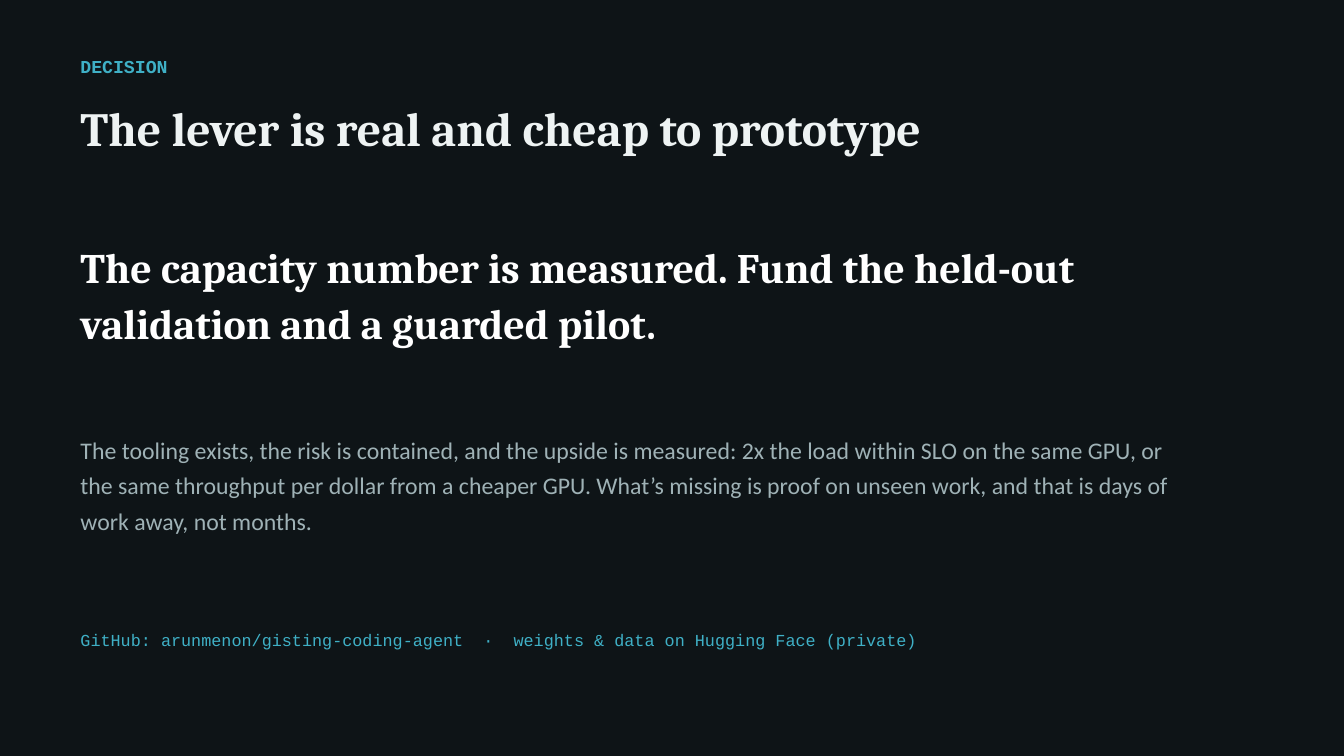
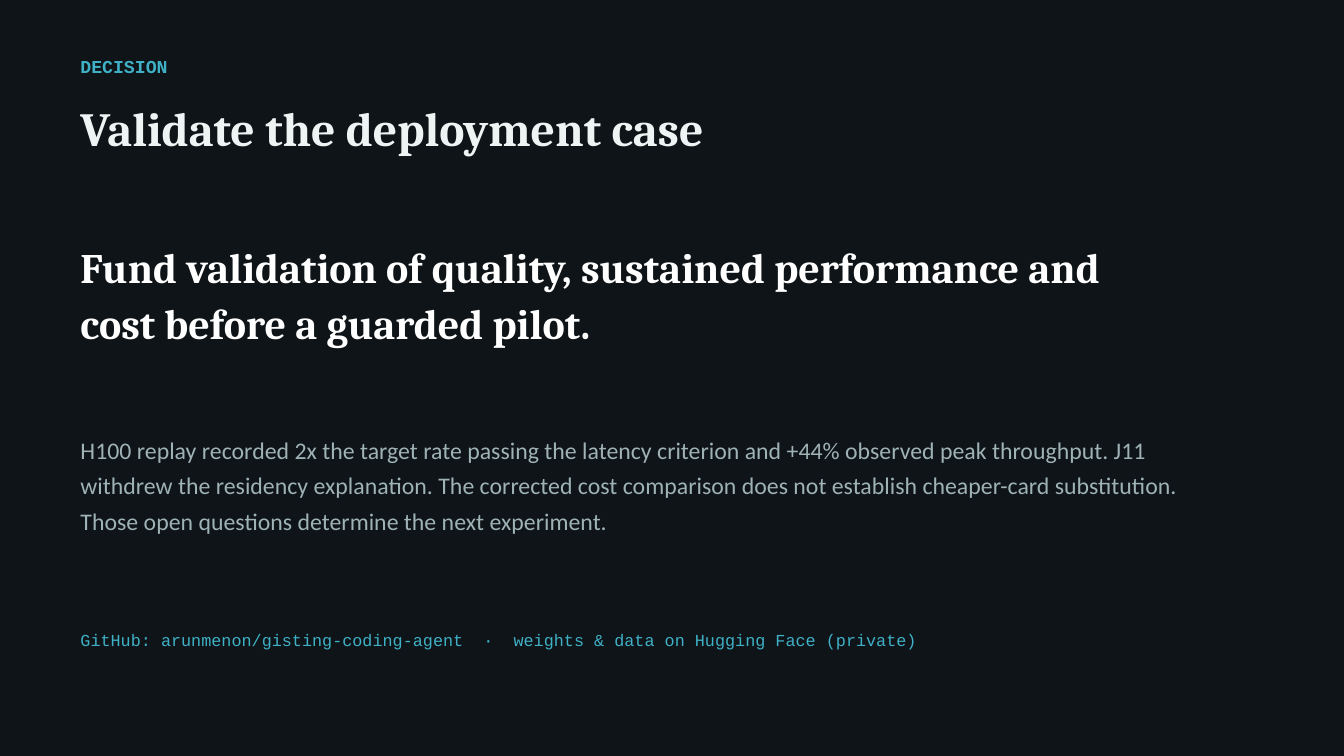
Before and after one commit to arunmenon/gisting-coding-agent, a slide deck: slide 13 of Gisting-CTO-deck.pptx. Drawn at 1344x756 pixels with LibreOffice and Linux fonts; fonts in the diff are those of the drawing. Boxes give left, top, right and bottom in pixels: in the first picture for what was removed or moved away, otherwise in the second. Text is boxed around its words. In the diff, an @@ line names an element or a change of style, - is before the commit and + after.

```diff
--- a/Gisting-CTO-deck.pptx
+++ b/Gisting-CTO-deck.pptx
@@ text at [80,113,704,156]: text changed @@
-The lever is real and cheap to prototype
+Validate the deployment case
@@ text at [80,253,1099,349]: text changed @@
-The capacity number is measured. Fund the held-out validation and a guarded pilot.
+Fund validation of quality, sustained performance and cost before a guarded pilot.
@@ text at [80,442,1176,534]: text changed @@
-The tooling exists, the risk is contained, and the upside is measured: 2x the load within SLO on the same GPU, or the same throughput per dollar from a cheaper GPU. What’s missing is proof on unseen work, and that is days of work away, not months.
+H100 replay recorded 2x the target rate passing the latency criterion and +44% observed peak throughput. J11 withdrew the residency explanation. The corrected cost comparison does not establish cheaper-card substitution. Those open questions determine the next experiment.
```
Also in this commit, not shown: 7 other slides changed, 16 other files.
